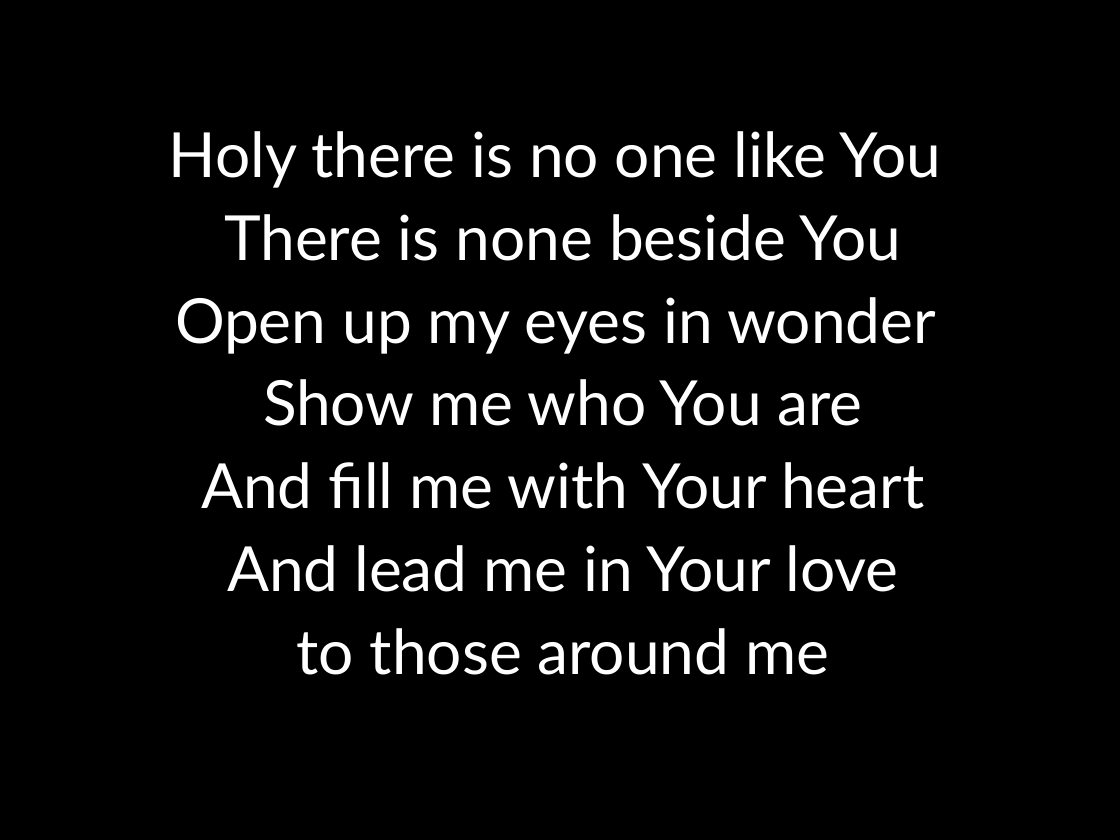
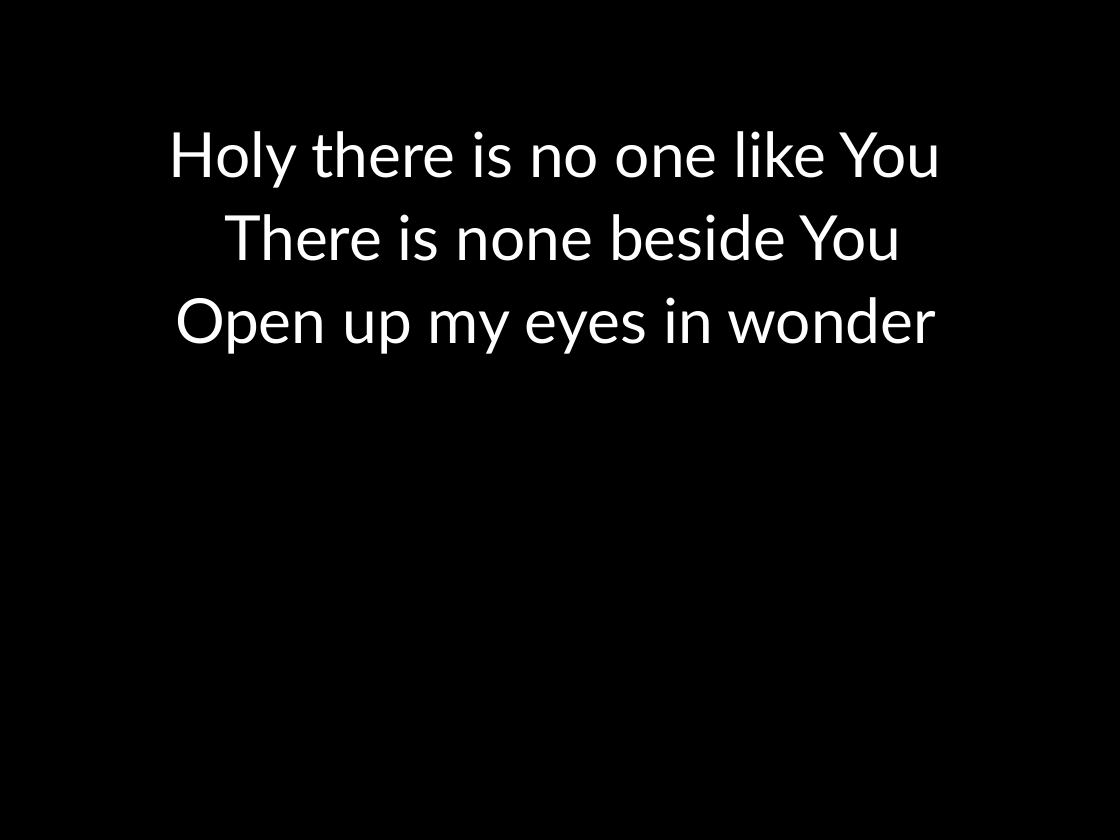
Before and after one commit to kendall412/worship, a slide deck: slide 6 of Build My Life.pptx (slide 4 before the commit). Drawn at 1120x840 pixels with LibreOffice and Linux fonts; fonts in the diff are those of the drawing. Boxes give left, top, right and bottom in pixels: in the first picture for what was removed or moved away, otherwise in the second. Text is boxed around its words. In the diff, an @@ line names an element or a change of style, - is before the commit and + after.

```diff
--- a/Build My Life.pptx
+++ b/Build My Life.pptx
@@ subtitle at [201, 379, 924, 675]: paragraphs removed @@
-Show me who You are
-And fill me with Your heart
-And lead me in Your love
-to those around me
```
Also in this commit, not shown: 5 other slides changed, 6 slides added, 8 other files.
